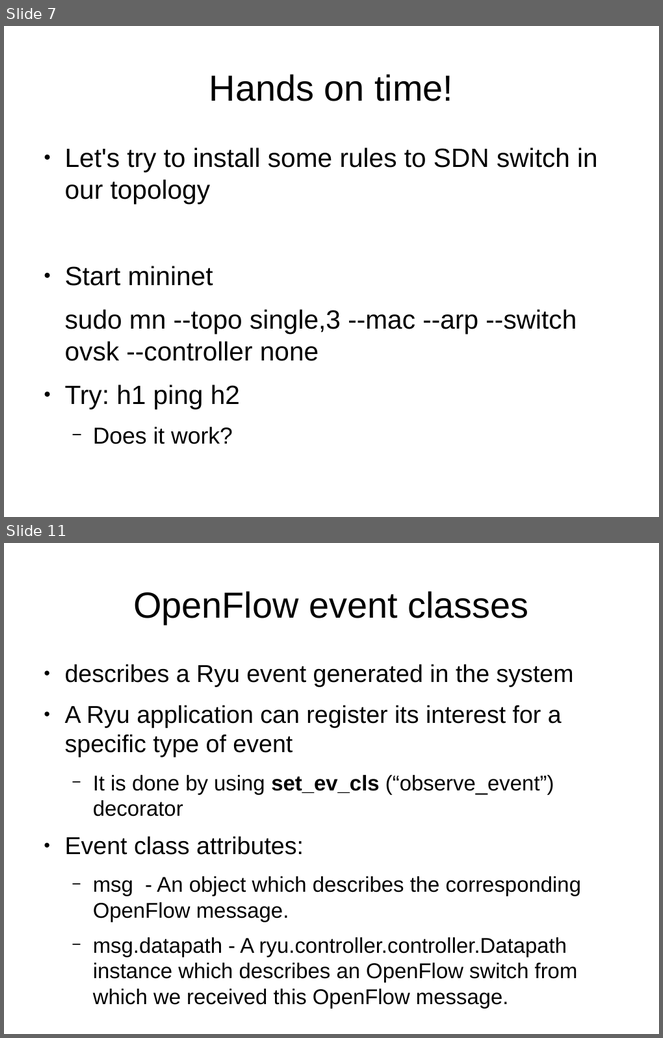
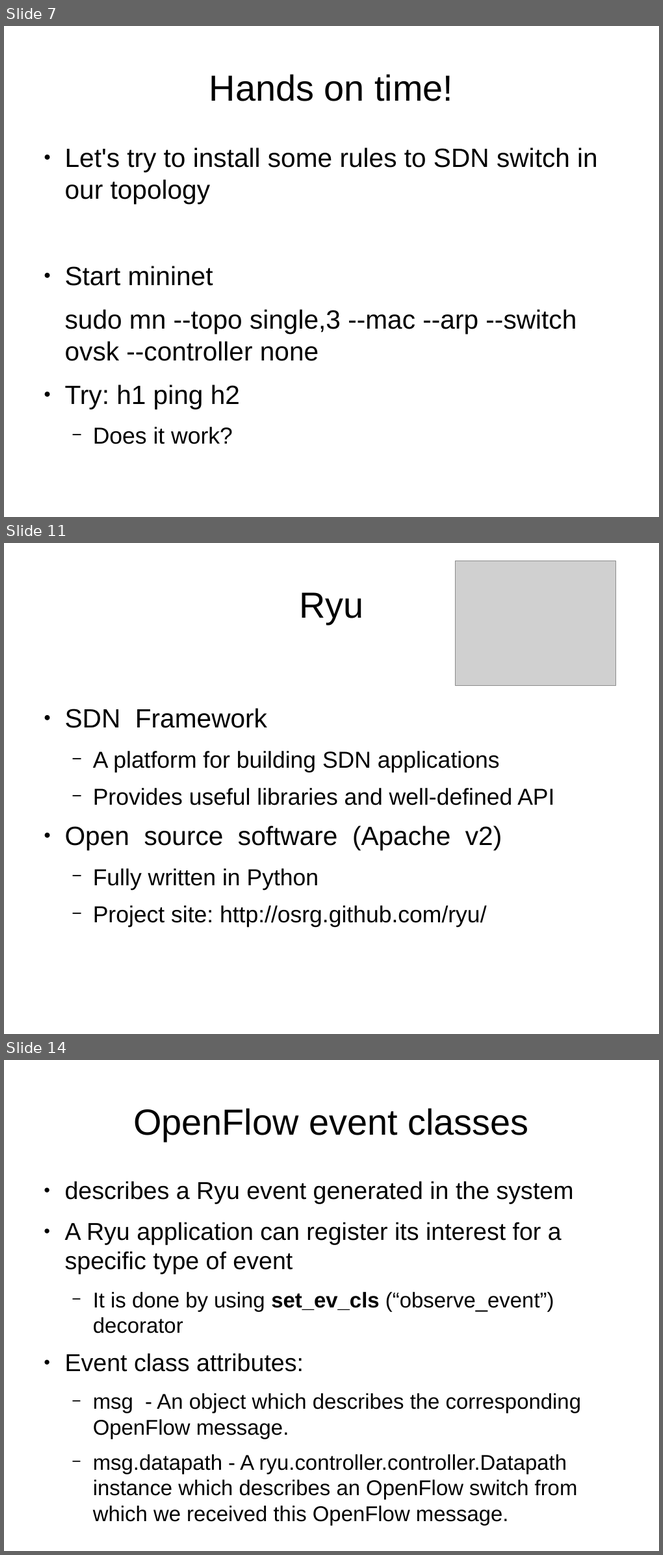
Before and after one commit to michalg9/sdnws, a slide deck: presentation.odp. Shown one above the other, each under a label of ours: slides 7 and 11 before the commit, slides 7, 11 and 14 after it; the slides between them are not shown. The pictures are 663x1038 and 663x1555 pixels, drawn with LibreOffice and Linux fonts; fonts in the diff are those of the drawing; grey boxes stand for pictures. Boxes give left, top, right and bottom in pixels: in the first picture for what was removed or moved away, otherwise in the second. Text is boxed around its words. In the diff, an @@ line names an element or a change of style, - is before the commit and + after.

```diff
--- a/presentation.odp
+++ b/presentation.odp
@@ slide 11 added at bbox=[4, 543, 659, 1034], background #FFFFFF @@
@@ picture added at bbox=[456, 561, 616, 686] @@
@@ title added at bbox=[299, 592, 363, 624], 44 pt, text #000000 @@
+Ryu
@@ text added at bbox=[65, 708, 555, 927], 28 pt, text #000000 @@
+● SDN Framework
+  − A platform for building SDN applications
+  − Provides useful libraries and well-defined API
+● Open source software (Apache v2)
+  − Fully written in Python
+  − Project site: http://osrg.github.com/ryu/
@@ what was slide 11 is now slide 14 @@
```
Also in this commit, not shown: 1 slide changed, 4 other slides added, 2 slides removed, 6 other files.
